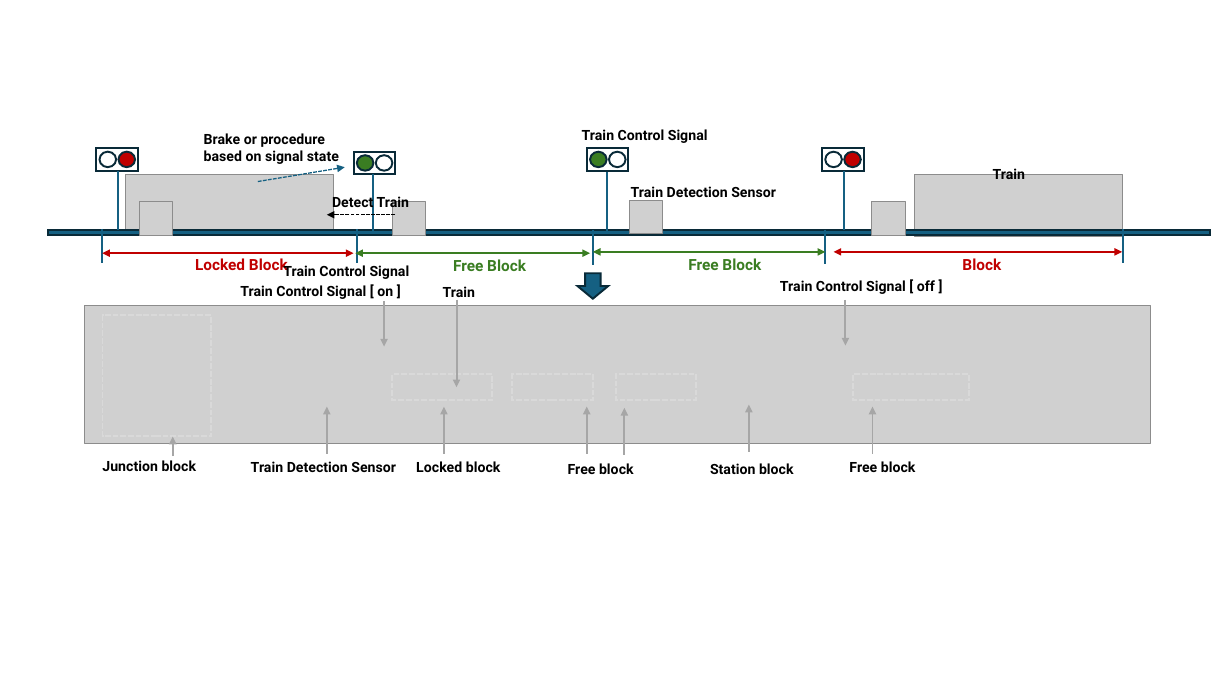
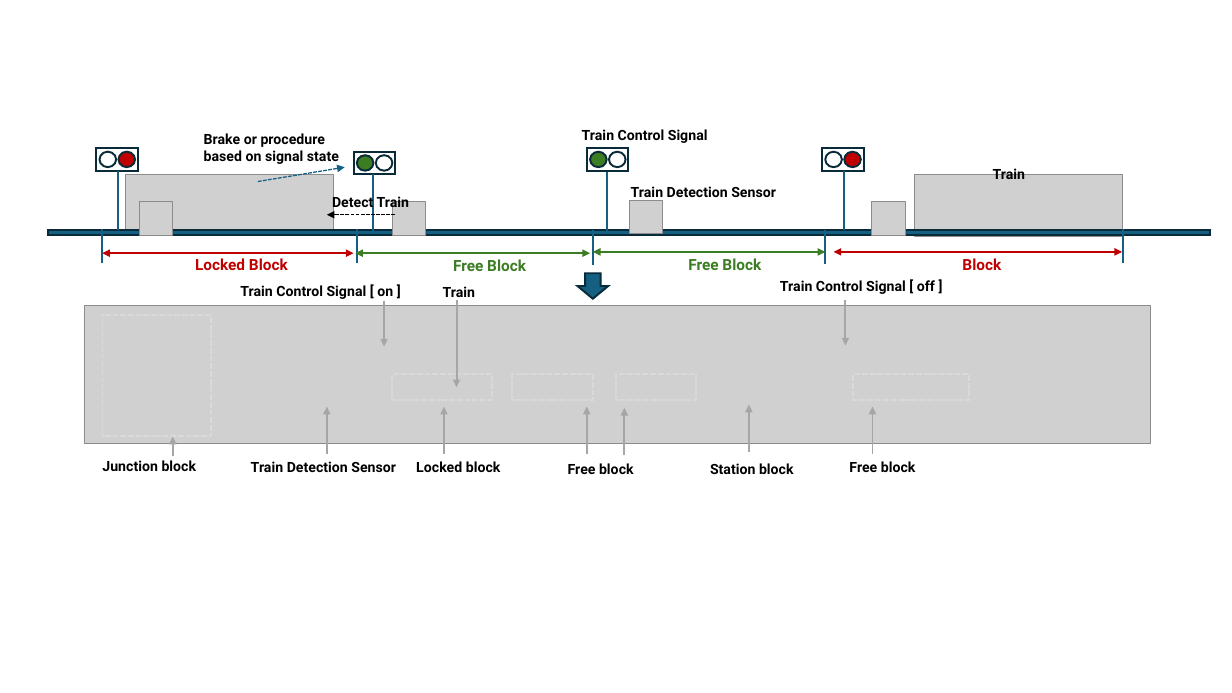
Before and after one commit to LiuYuancheng/IT_OT_IoT_Cyber_Security_Workshop, a slide deck: slide 2 of OT_System_Attack_Case_Study/Railway_Signaling/img/designDoc.pptx. Drawn at 1232x693 pixels with LibreOffice and Linux fonts; fonts in the diff are those of the drawing; grey boxes stand for pictures. Boxes give left, top, right and bottom in pixels: in the first picture for what was removed or moved away, otherwise in the second. Text is boxed around its words. In the diff, an @@ line names an element or a change of style, - is before the commit and + after.

```diff
--- a/OT_System_Attack_Case_Study/Railway_Signaling/img/designDoc.pptx
+++ b/OT_System_Attack_Case_Study/Railway_Signaling/img/designDoc.pptx
@@ text removed at (283,263,410,279) @@
-Train Control Signal
```
Also in this commit, not shown: 1 other slide changed, 1 slide added, 3 other files.
